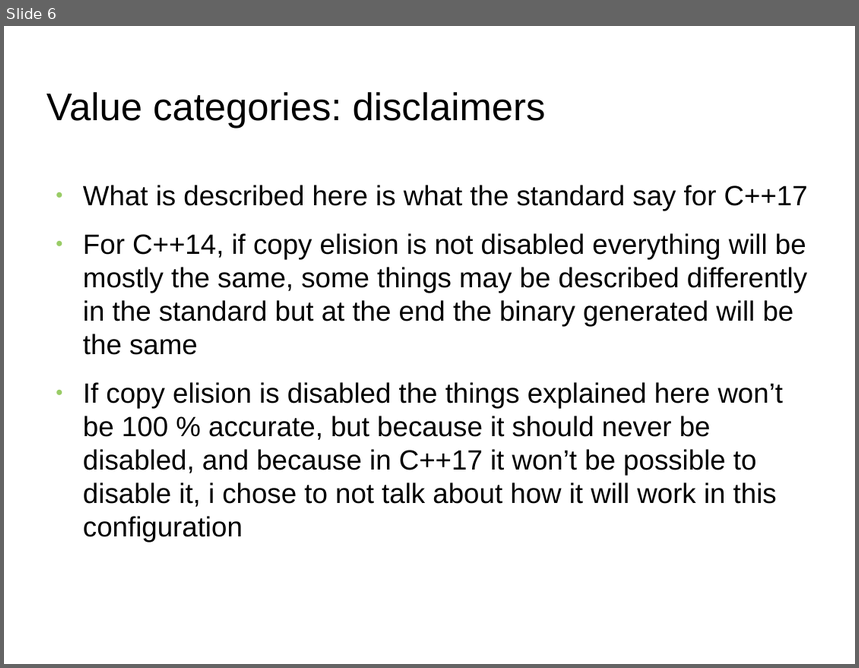
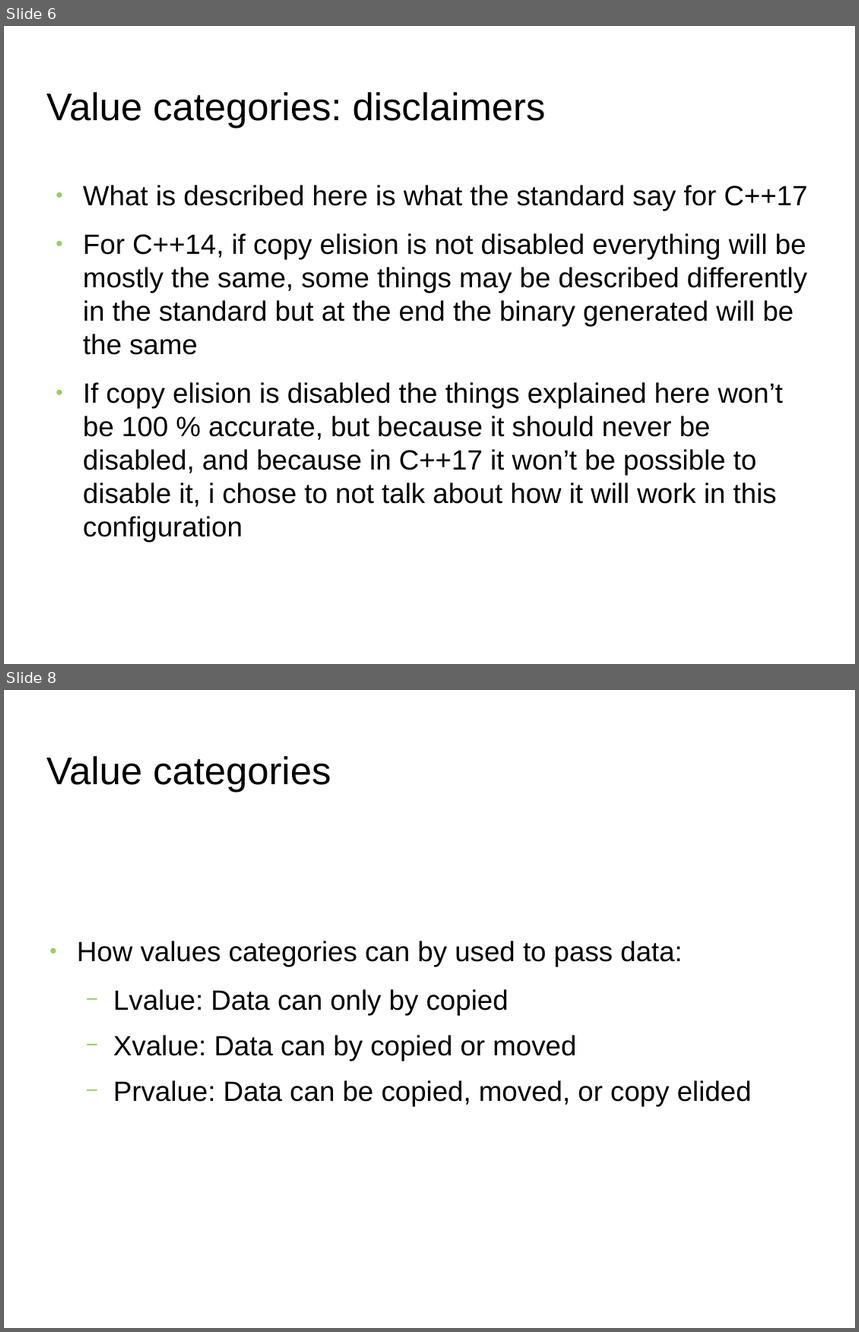
Before and after one commit to FranckRJ/CPP-trainings, a slide deck: traning-move.pt1.odp. Shown one above the other, each under a label of ours: slide 6 before the commit, slides 6 and 8 after it; the slides between them are not shown. The pictures are 859x668 and 859x1332 pixels, drawn with LibreOffice and Linux fonts; fonts in the diff are those of the drawing; background and template pictures are left out. Boxes give left, top, right and bottom in pixels: in the first picture for what was removed or moved away, otherwise in the second. Text is boxed around its words. In the diff, an @@ line names an element or a change of style, - is before the commit and + after.

Commit message:
Plus de détail sur les value categories + résumé du code en un slide.

```diff
--- a/traning-move.pt1.odp
+++ b/traning-move.pt1.odp
@@ slide 8 added at <box>4,690,855,1328</box>, background picture (left out) @@
@@ title added at <box>47,756,331,792</box>, 36 pt, text #000000 @@
+Value categories
@@ text added at <box>77,941,752,1106</box>, 26 pt, text #000000 @@
+● How values categories can by used to pass data:
+  − Lvalue: Data can only by copied
+  − Xvalue: Data can by copied or moved
+  − Prvalue: Data can be copied, moved, or copy elided
```
Also in this commit, not shown: 1 slide changed, 2 other slides added, 1 slide removed, 1 other file.
